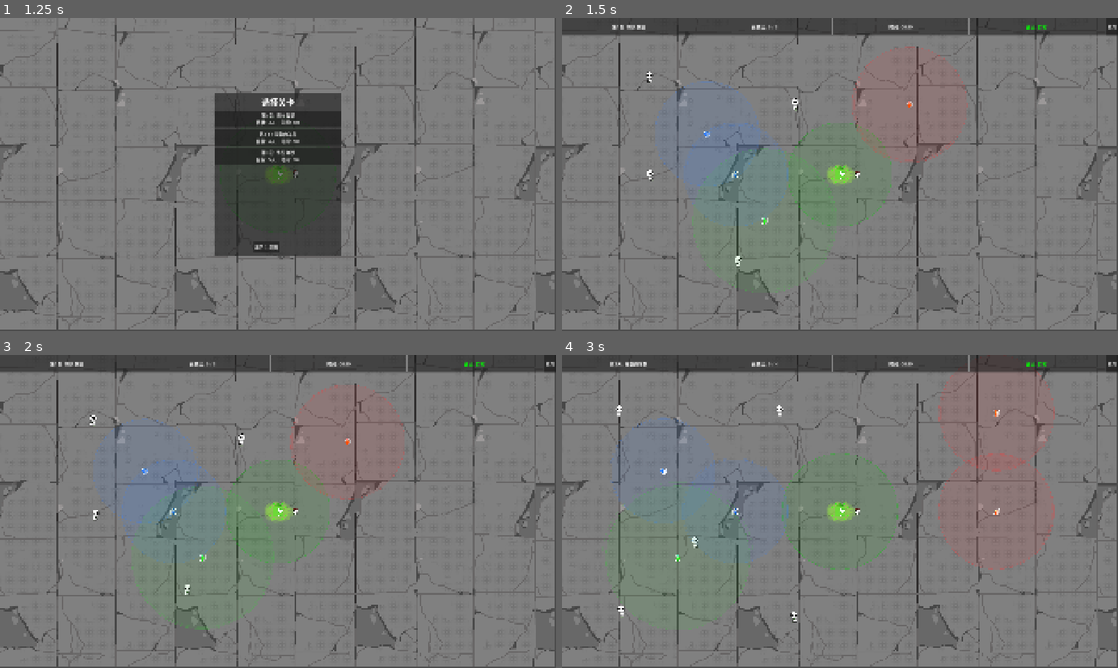
Above: before the commit, frames 1-4 (two rows, left to right).
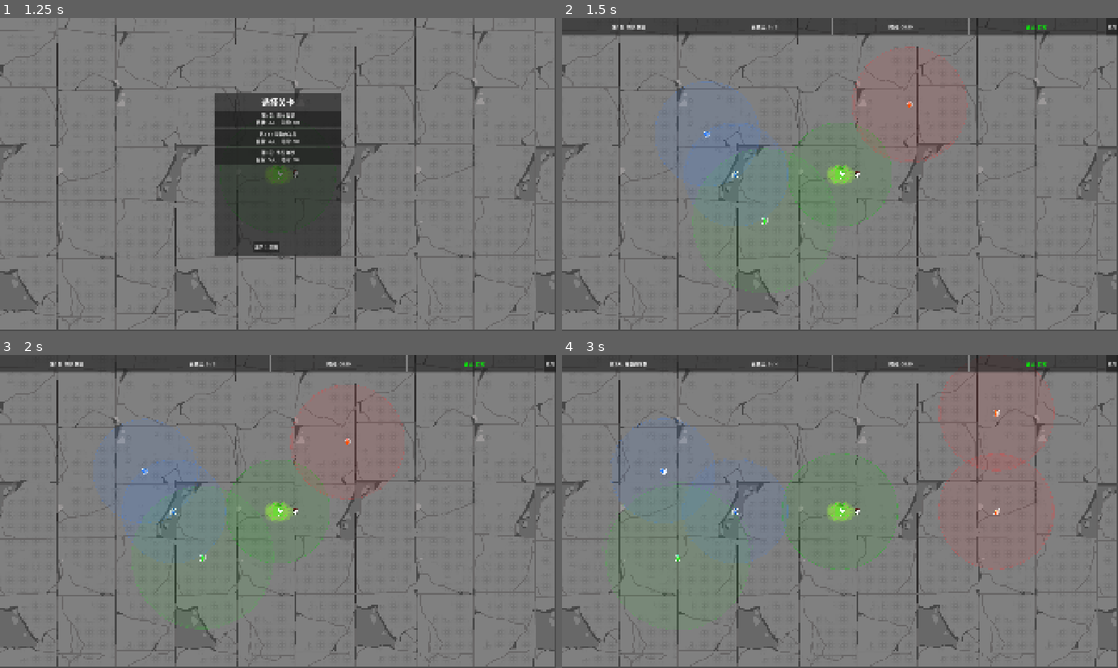
Above: after the commit, the same moments.

Repository: kunk70352-png/Safe-Anchor
Game: Godot game, scene res://src/main/main.tscn
The game is run twice, just before and just after one commit, with the same random seed, the same clock (stepped at 60 frames per second) and the same inputs.
Inputs:
- Up to frame 1 (1.25 s): click "开始游戏" at 0.5 s
- Up to frame 2 (1.5 s): click "第1关: 初次救援 目标: 3人 | 时间: 60s" at 1.25 s
- Up to frame 3 (2 s): no input
- Up to frame 4 (3 s): click "放弃" at 2 s; click "第2关: 分散的羊群 目标: 4人 | 时间: 60s" at 2.75 s

Frame 1 is identical in both runs. In frame 2, 0.1% of the frame differs, in the area x 15-43%, y 17-80%; in frame 3, 0.1%; in frame 4, 0.2%, in the area x 9-43%, y 16-86%.
Error after the commit: Parse Error: Cannot infer the type of "next_anchor" variable because the value doesn't have a set type. (res://src/refugee/refugee.gd:100)

Commit message:
BFS图算法寻路：锚点重叠图+最短路径

Diff:
--- a/src/refugee/refugee.gd
+++ b/src/refugee/refugee.gd
@@ -94,27 +94,19 @@
 
 func _advance_to_next_anchor(current: Node2D) -> void:
 	var world := get_tree().get_first_node_in_group("world") as Node2D
-	if world == null or not world.has_method("get_attraction_sources"):
-		return
-
-	var cur_radius: float = float(current.get("attraction_radius"))
-	var sources: Array[Node2D] = world.get_attraction_sources()
-
-	for source in sources:
-		if source == current or not is_instance_valid(source):
-			continue
-		if source is SafeHouse:
-			continue
-		var src_radius: float = float(source.get("attraction_radius"))
-		var dist_between := current.global_position.distance_to(source.global_position)
-		if dist_between <= cur_radius + src_radius:
-			_navigate_to(source)
-			return
-
-	# 无重叠锚点 — 在范围内缓慢徘徊
+	if world == null or not world.has_method("find_next_anchor_to_safehouse"):
+		return
+
+	var next_anchor := world.find_next_anchor_to_safehouse(current)
+	if next_anchor != null and next_anchor != current:
+		_navigate_to(next_anchor)
+		return
+
+	# BFS 未找到路径 — 在范围内缓慢徘徊等待
 	state = State.WANDERING
+	var r: float = float(current.get("attraction_radius"))
 	var angle := randf_range(-PI * anchor_wander_angle, PI * anchor_wander_angle)
-	var dist := randf_range(cur_radius * anchor_wander_min, cur_radius * anchor_wander_max)
+	var dist := randf_range(r * anchor_wander_min, r * anchor_wander_max)
 	navigation_agent.target_position = current.global_position + Vector2.RIGHT.rotated(angle) * dist
 	_speed_mult = anchor_slow_mult
 
--- a/src/world/world.gd
+++ b/src/world/world.gd
@@ -82,6 +82,57 @@
 	return safe_house if is_instance_valid(safe_house) else null
 
 
+## BFS 寻路：从 from_anchor 出发，沿重叠锚点链找到安全屋，返回下一步锚点
+func find_next_anchor_to_safehouse(from_anchor: Node2D) -> Node2D:
+	var sources := get_attraction_sources()
+	if sources.size() < 2:
+		return null
+
+	var sh_idx := sources.find(safe_house) if is_instance_valid(safe_house) else -1
+	var cur_idx := sources.find(from_anchor)
+	if sh_idx < 0 or cur_idx < 0:
+		return null
+
+	# 构建邻接表
+	var n := sources.size()
+	var adj: Array = []
+	for i in n:
+		adj.append([] as Array[int])
+	for i in n:
+		var ri := float(sources[i].get("attraction_radius"))
+		for j in i + 1:
+			var rj := float(sources[j].get("attraction_radius"))
+			if sources[i].global_position.distance_to(sources[j].global_position) <= ri + rj:
+				adj[i].append(j)
+				adj[j].append(i)
+
+	# BFS
+	var queue: Array[int] = [cur_idx]
+	var visited: Array[bool] = []
+	visited.resize(n)
+	visited[cur_idx] = true
+	var parent: Array[int] = []
+	parent.resize(n)
+	for i in n:
+		parent[i] = -1
+
+	while not queue.is_empty():
+		var v := queue.pop_front()
+		if v == sh_idx:
+			# 回溯路径，返回第一步
+			var step := sh_idx
+			while parent[step] != cur_idx and parent[step] >= 0:
+				step = parent[step]
+			return sources[step] if step != cur_idx else sources[sh_idx]
+		for nb in adj[v]:
+			if not visited[nb]:
+				visited[nb] = true
+				parent[nb] = v
+				queue.append(nb)
+
+	return null
+
+
 # ---- 难民生成 ----
 
 func _spawn_refugee(spawn_pos: Vector2, level_data: LevelData) -> void:
